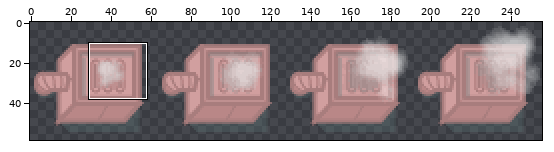
One commit to this sprite sheet: assets/images/heat_generator_spritesheet.png. Above, an overview of the earlier version with the close-up marked.
Close-up. As it was:
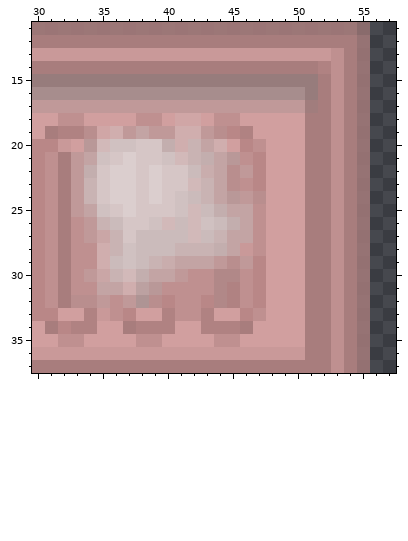
The file is 256x64 pixels. Pixels under 10% opacity are left out. Colours within 5 levels of each other are drawn and written as one. Shown: x 30..57, y 11..37. The wide view leaves out empty margins. The commit also changed other parts of the picture, which this record leaves out.
Now the later version:
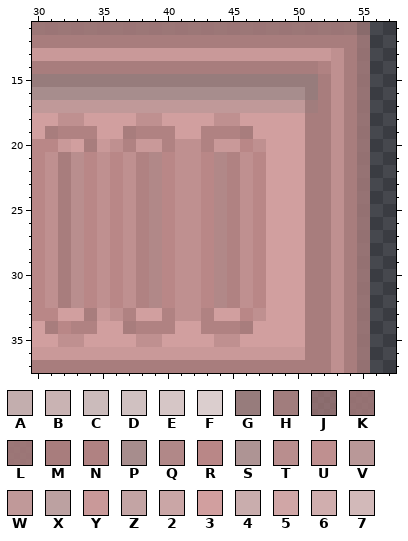
Palette (. is transparent): A #c3aeae  B #c9b3b3  C #cbbbbb  D #d0c1c1  E #d6c6c6  F #dbcece  G #977c7c  H #a17d7d  J #a87d7db7  K #a87d7dd0  L #a87d7de0  M #a87d7d  N #b08282  P #a78d8d  Q #b18888  R #b98787  S #ae9494  T #b98e8e  U #bf9090  V #b99898  W #c09999  X #bca1a1  Y #c99999  Z #c3a4a4  2 #caa6a6  3 #d19f9f  4 #c9adad  5 #d0a6a6  6 #d0aeae  7 #d2b9b9
Edits made:
Changed rows in their new state; - is an unchanged pixel.
first column x 33:
18 --------33-----
19 -N33MNNN33NNNM-
20 -MYUNYYNUUNYY--
21 TRURUNQRUURQN--
22 TRURUNQRUURQNU-
23 TRURUNQRUURQN--
24 TRURUNQRUURQNUR
25 TRURUNQRUURQNUR
26 TRURUNQRUURQNUR
27 TRURUNQRUURQNUR
28 TRURUNQRUURQNUR
29 TRURUNQRUURQNU-
30 TRURUNQRU-R-N--
31 TRURUNQR--R----
32 -RURUNQ--------
33 -M--N----------
Changed places in both close-ups, as pixel boxes (x1, y1, x2, y2):
changed: (71, 113, 266, 321)
